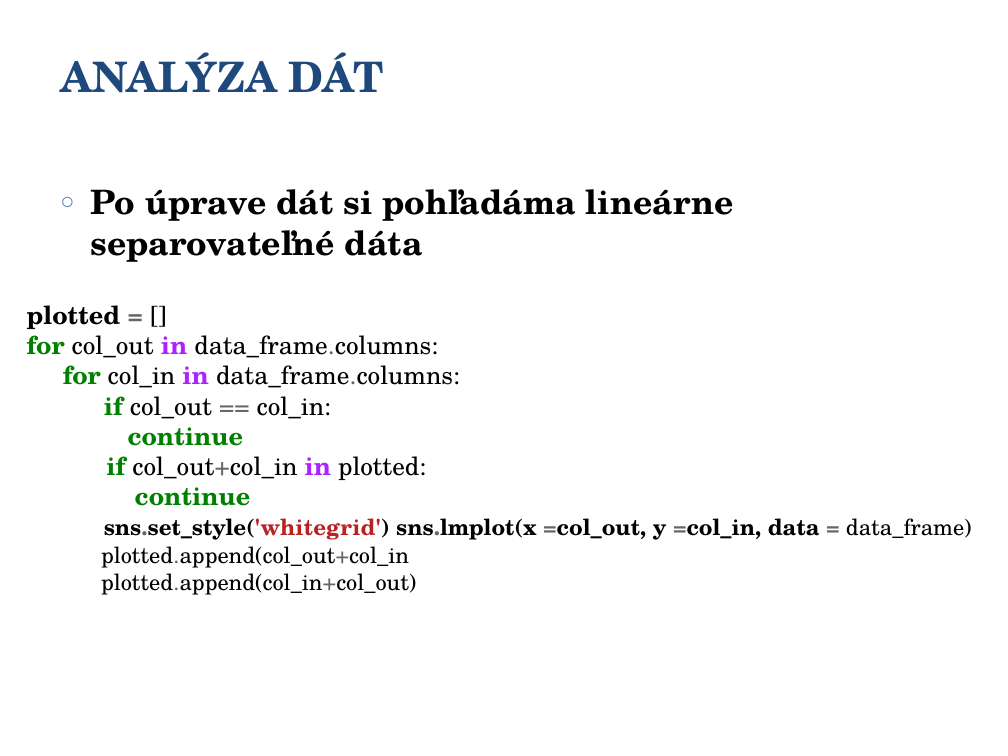
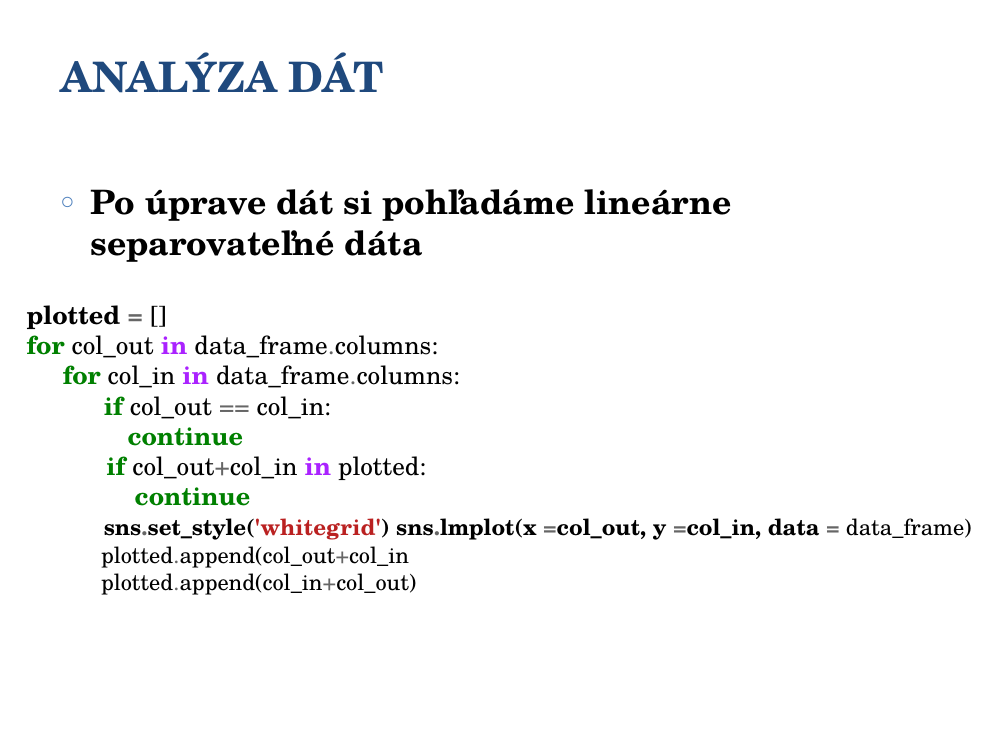
Before and after one commit to georgeob/Mate_NS2020, a slide deck: slide 6 of presentation.ppt. Drawn at 1008x756 pixels with LibreOffice and Linux fonts; fonts in the diff are those of the drawing. Boxes give left, top, right and bottom in pixels: in the first picture for what was removed or moved away, otherwise in the second. Text is boxed around its words. In the diff, an @@ line names an element or a change of style, - is before the commit and + after.

```diff
--- a/presentation.ppt
+++ b/presentation.ppt
@@ text at (x1=90, y1=189, x2=733, y2=262): text changed @@
-○ Po úprave dát si pohľadáma lineárne separovateľné dáta
+○ Po úprave dát si pohľadáme lineárne separovateľné dáta
```
Also in this commit, not shown: 1 other slide changed, 2 other files.
